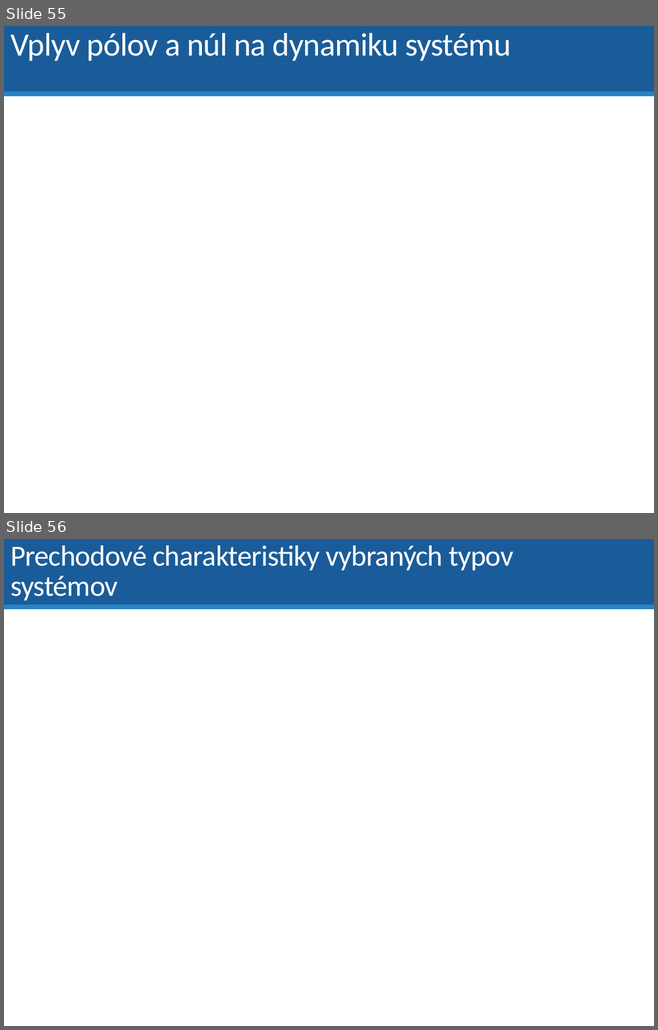
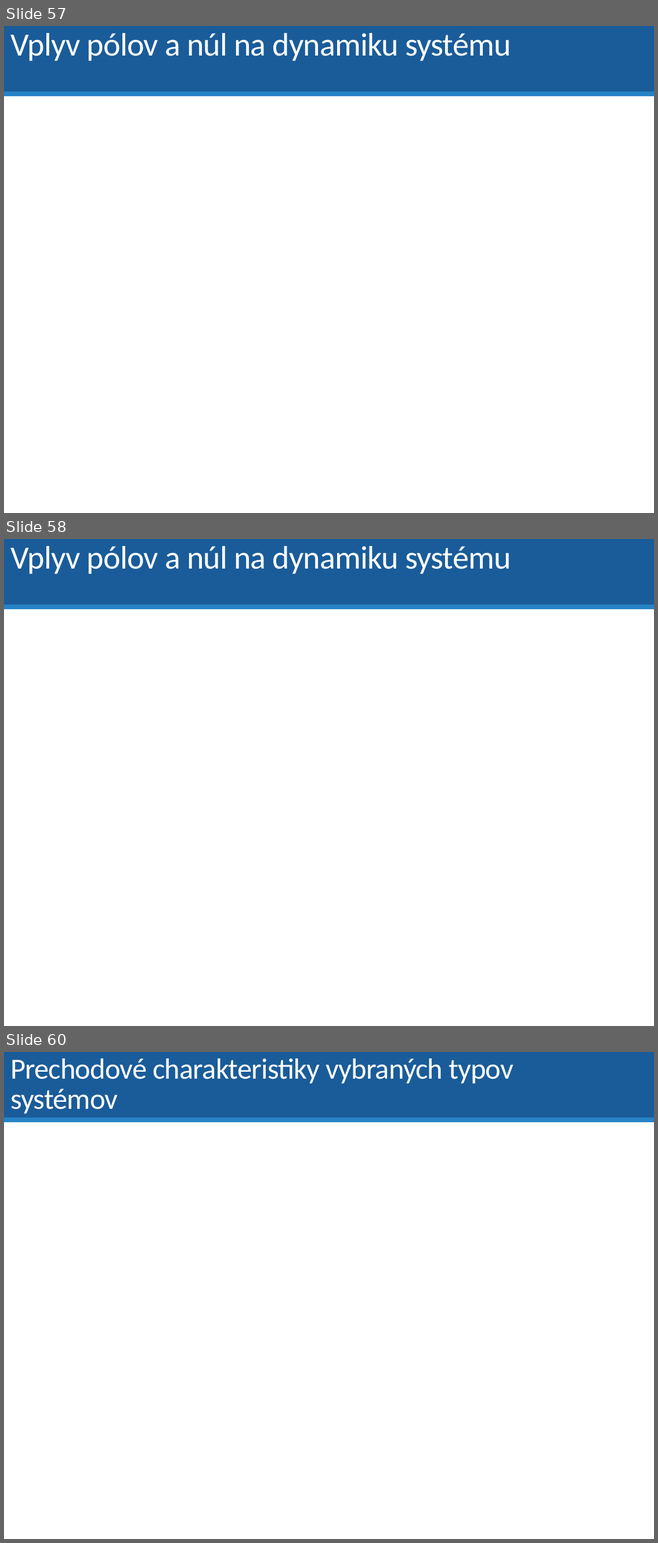
Before and after one commit to dodekm/TeamProjektKybernetika, a slide deck: Nove prednasky/P01_dynamika_dif_rovnice_LPT_prenosova_funkcia_modelovanie.pptx. Shown one above the other, each under a label of ours: slides 55 and 56 before the commit, slides 57, 58 and 60 after it; the slides between them are not shown. The pictures are 658x1030 and 658x1543 pixels, drawn with LibreOffice and Linux fonts; fonts in the diff are those of the drawing. Boxes give left, top, right and bottom in pixels: in the first picture for what was removed or moved away, otherwise in the second. Text is boxed around its words. In the diff, an @@ line names an element or a change of style, - is before the commit and + after.

```diff
--- a/Nove prednasky/P01_dynamika_dif_rovnice_LPT_prenosova_funkcia_modelovanie.pptx
+++ b/Nove prednasky/P01_dynamika_dif_rovnice_LPT_prenosova_funkcia_modelovanie.pptx
@@ slide 58 added at box(4, 539, 654, 1026), background #FFFFFF; not listed: 2 template elements that a slide beside it also shows @@
@@ title added at box(10, 546, 510, 574), 36 pt, text #FFFFFF @@
+Vplyv pólov a núl na dynamiku systému
@@ what was slide 55 is now slide 57 @@
@@ what was slide 56 is now slide 60 @@
```
Also in this commit, not shown: 15 slides changed, 5 other slides added, 2 slides removed, 7 other files.
